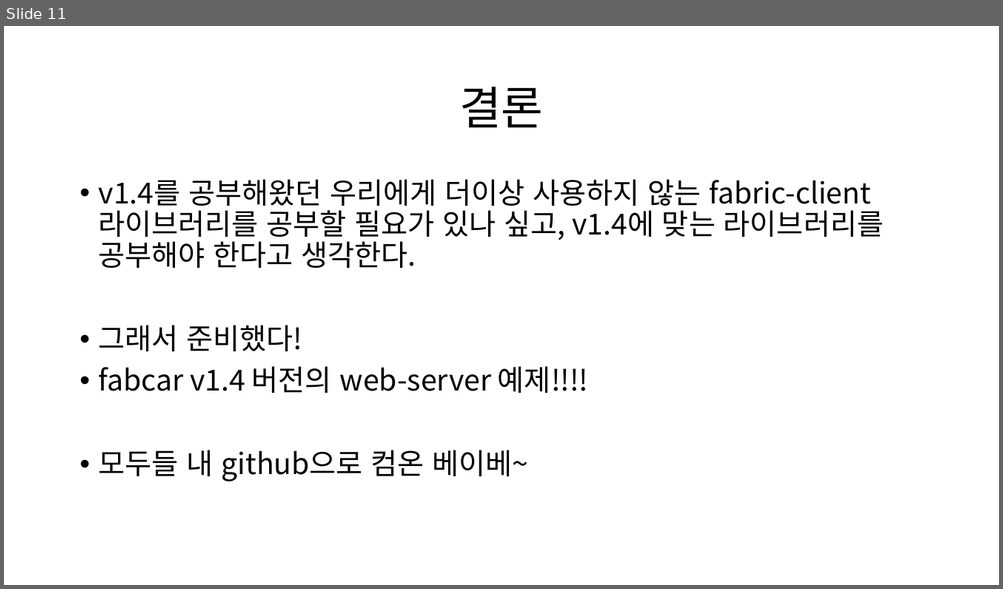
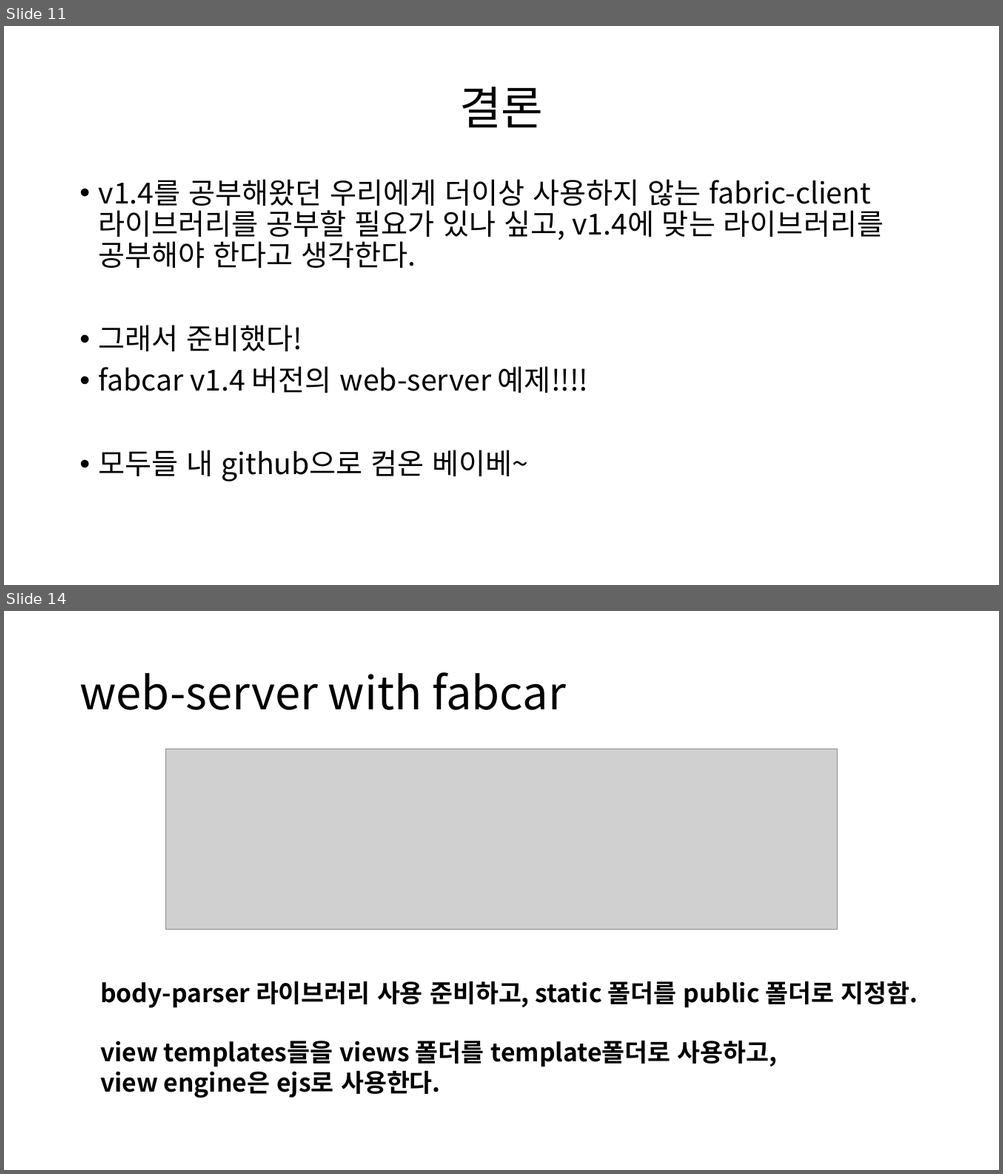
Before and after one commit to johndonggyu/HLF_Study, a slide deck: CodeStudy/fabcar/api-server/api-server 분석.pptx. Shown one above the other, each under a label of ours: slide 11 before the commit, slides 11 and 14 after it; the slides between them are not shown. The pictures are 1003x589 and 1003x1174 pixels, drawn with LibreOffice and Linux fonts; fonts in the diff are those of the drawing; grey boxes stand for pictures. Boxes give left, top, right and bottom in pixels: in the first picture for what was removed or moved away, otherwise in the second. Text is boxed around its words. In the diff, an @@ line names an element or a change of style, - is before the commit and + after.

```diff
--- a/CodeStudy/fabcar/api-server/api-server 분석.pptx
+++ b/CodeStudy/fabcar/api-server/api-server 분석.pptx
@@ slide 14 added at box(4, 611, 999, 1170), background #FFFFFF @@
@@ title added at box(79, 672, 566, 710), 44 pt, text #000000 @@
+web-server with fabcar
@@ picture added at box(166, 749, 837, 931) @@
@@ text added at box(100, 981, 918, 1098), 24 pt, text #000000, bold @@
+body-parser 라이브러리 사용 준비하고, static 폴더를 public 폴더로 지정함.
+view templates들을 views 폴더를 template폴더로 사용하고,
+view engine은 ejs로 사용한다.
```
Also in this commit, not shown: 2 slides changed, 5 other slides added.
